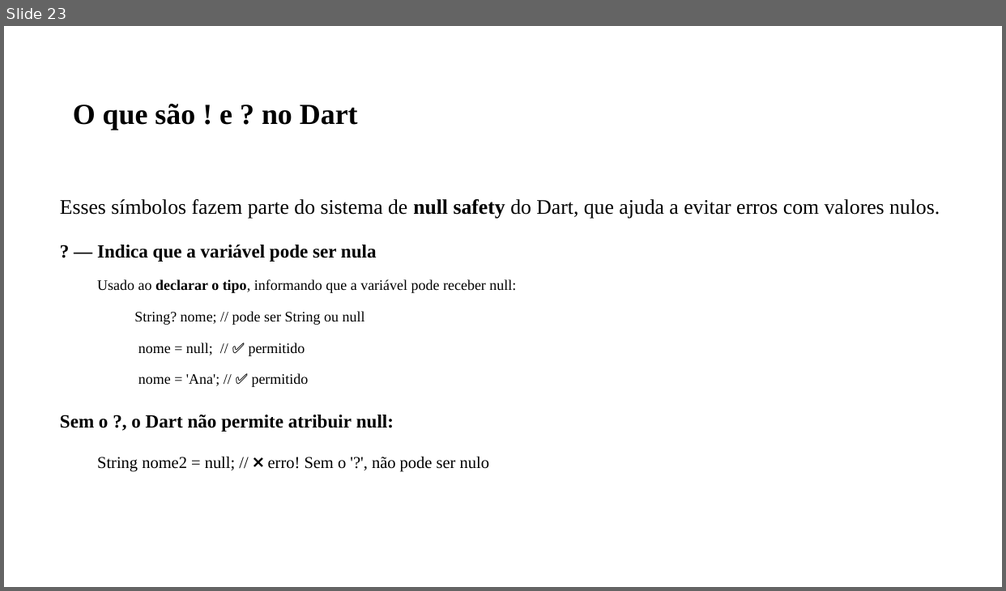
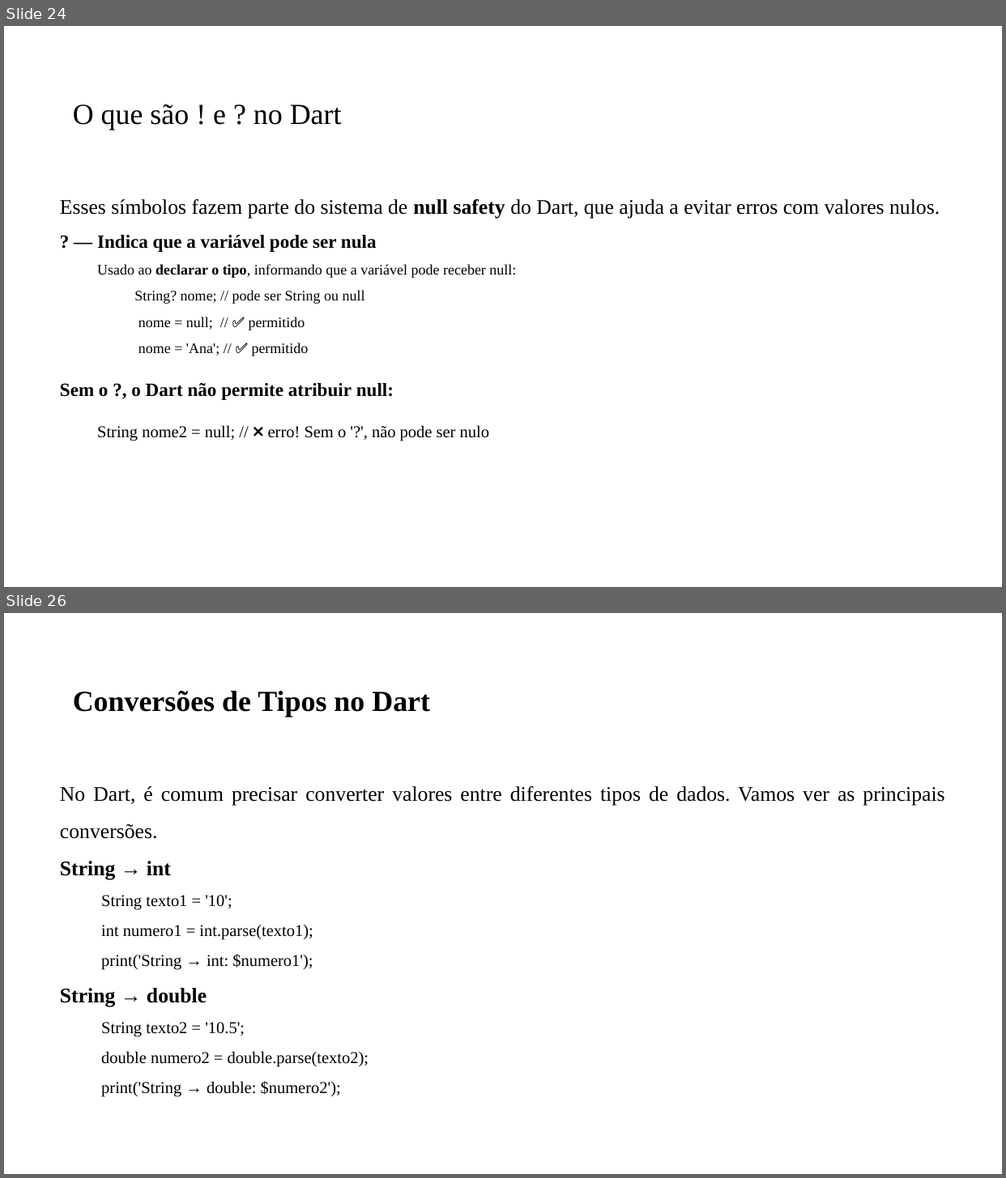
Before and after one commit to PedroMiho/UMC, a slide deck: Desenvolvimento de Aplicações/Pedro/Aula 01 - Criando Projeto Dart/Aula Inaugural.pptx. Shown one above the other, each under a label of ours: slide 23 before the commit, slides 24 and 26 after it; the slides between them are not shown. The pictures are 1006x591 and 1006x1178 pixels, drawn with LibreOffice and Linux fonts; fonts in the diff are those of the drawing; background and template pictures are left out. Boxes give left, top, right and bottom in pixels: in the first picture for what was removed or moved away, otherwise in the second. Text is boxed around its words. In the diff, an @@ line names an element or a change of style, - is before the commit and + after.

```diff
--- a/Desenvolvimento de Aplicações/Pedro/Aula 01 - Criando Projeto Dart/Aula Inaugural.pptx
+++ b/Desenvolvimento de Aplicações/Pedro/Aula 01 - Criando Projeto Dart/Aula Inaugural.pptx
@@ slide 26 added at [4, 613, 1002, 1174], background #FFFFFF @@
@@ title added at [73, 691, 430, 717], 28 pt, text #000000, bold @@
+Conversões de Tipos no Dart
@@ text added at [60, 786, 944, 1097], 16 pt, text #000000 @@
+No Dart, é comum precisar converter valores entre diferentes tipos de dados. Vamos ver as principais conversões.
+String → int
+  String texto1 = '10';
+  int numero1 = int.parse(texto1);
+  print('String → int: $numero1');
+String → double
+  String texto2 = '10.5';
+  double numero2 = double.parse(texto2);
+  print('String → double: $numero2');
@@ what was slide 23 is now slide 24 @@
@@ slide 24 changed as well @@
@@ title "O que são ! e ..." at [73, 104, 342, 130]: bold off @@
@@ text at [60, 199, 940, 356]: less space between paragraphs @@
```
Also in this commit, not shown: 19 other slides changed, 5 other slides added, 1 other file.
